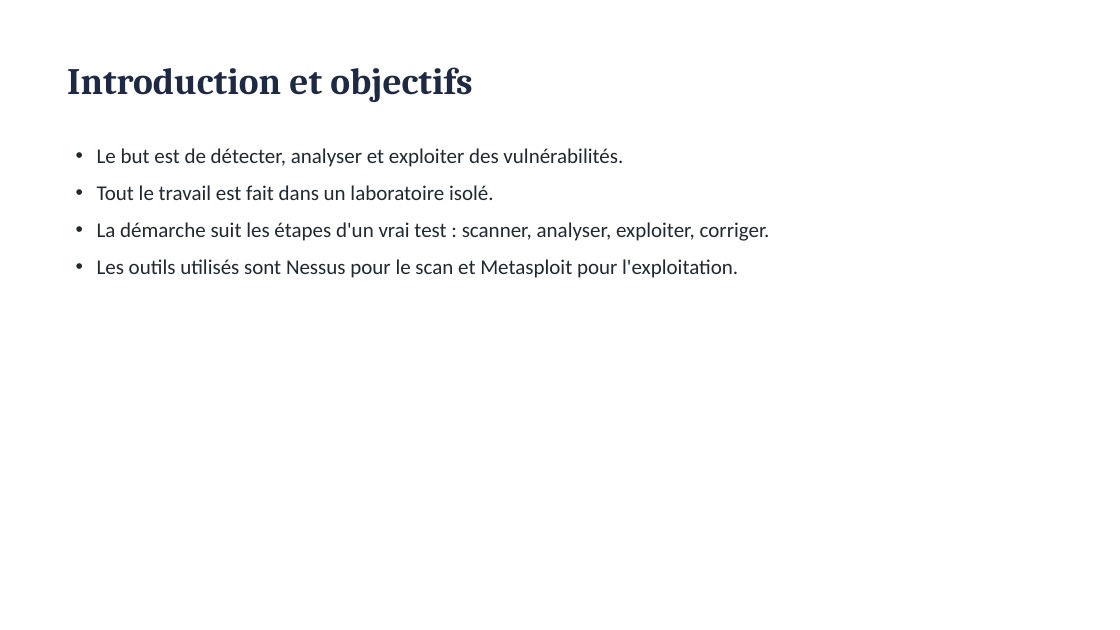
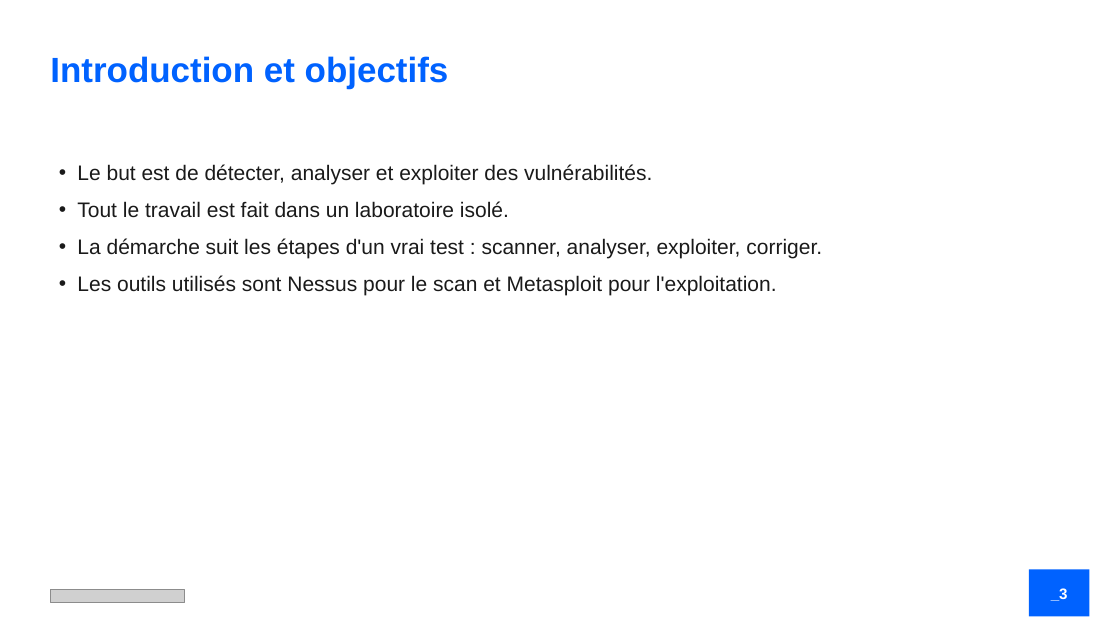
Before and after one commit to samet-ari/nessus-metasploit-lab, a slide deck: slide 3 of presentation/Presentation_Nessus_Metasploit.pptx. Drawn at 1120x630 pixels with LibreOffice and Linux fonts; fonts in the diff are those of the drawing; grey boxes stand for pictures. Boxes give left, top, right and bottom in pixels: in the first picture for what was removed or moved away, otherwise in the second. Text is boxed around its words. In the diff, an @@ line names an element or a change of style, - is before the commit and + after.

```diff
--- a/presentation/Presentation_Nessus_Metasploit.pptx
+++ b/presentation/Presentation_Nessus_Metasploit.pptx
@@ text "Introduction et objectifs": place and size @@
-text "Introduction et objectifs" at [67,67,472,102]
+text "Introduction et objectifs" at [50,56,449,89]
@@ text "Introduction et objectifs" at [50,56,449,89]: size 32 to 30 pt, font Cambria to Arial, text colour #1E2A44 to #0062FF @@
@@ text "Le but est de détecter, ...": place and size @@
-text "Le but est de détecter, ..." at [97,148,770,278]
+text "Le but est de détecter, ..." at [77,164,822,295]
@@ text "Le but est de détecter, ..." at [77,164,822,295]: font Calibri to Arial, text colour #222831 to #1A1A1A; indent changed @@
@@ picture added at [50,590,185,602] @@
@@ rectangle added at [1029,570,1090,617], fill #0062FF @@
@@ text added at [1051,588,1068,601], 13 pt, text #FFFFFF, bold @@
+_3
```
Also in this commit, not shown: 9 other slides changed, 4 slides added, 3 slides removed.
